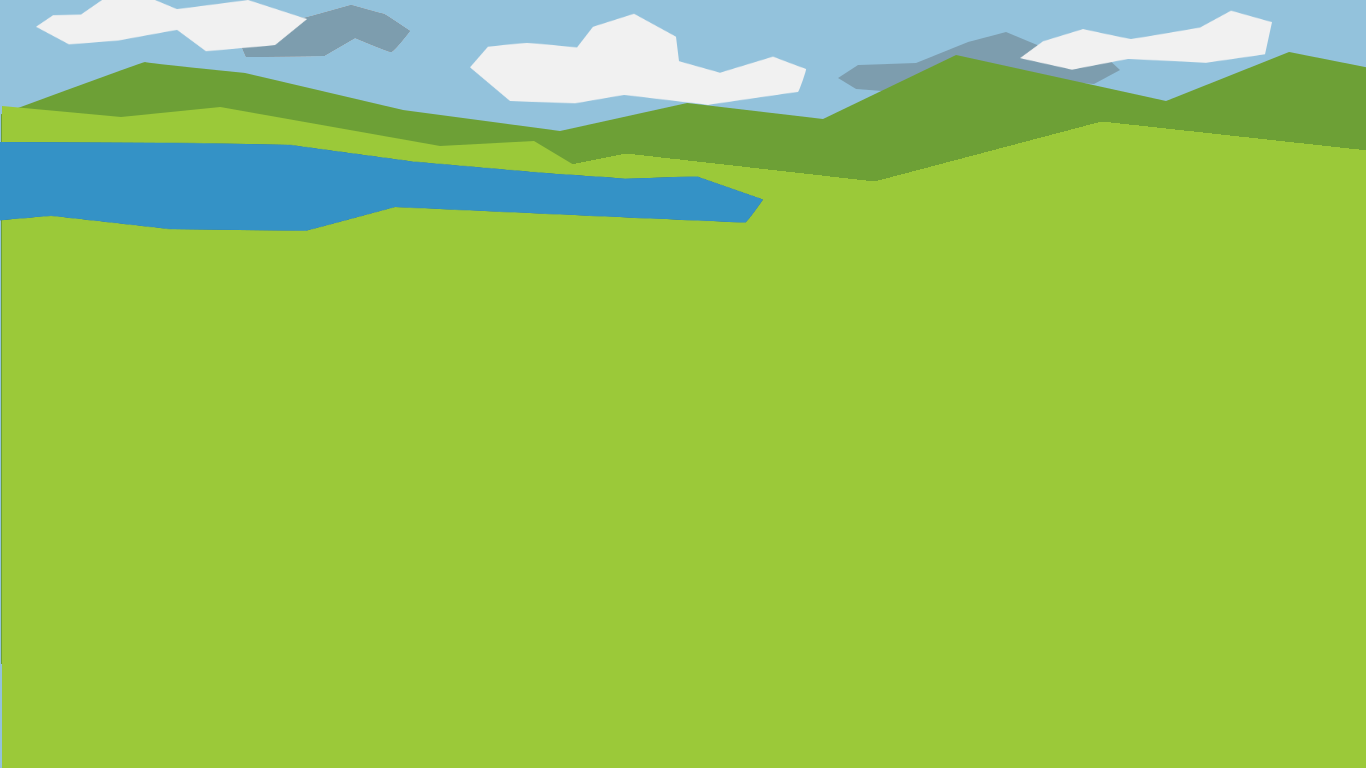
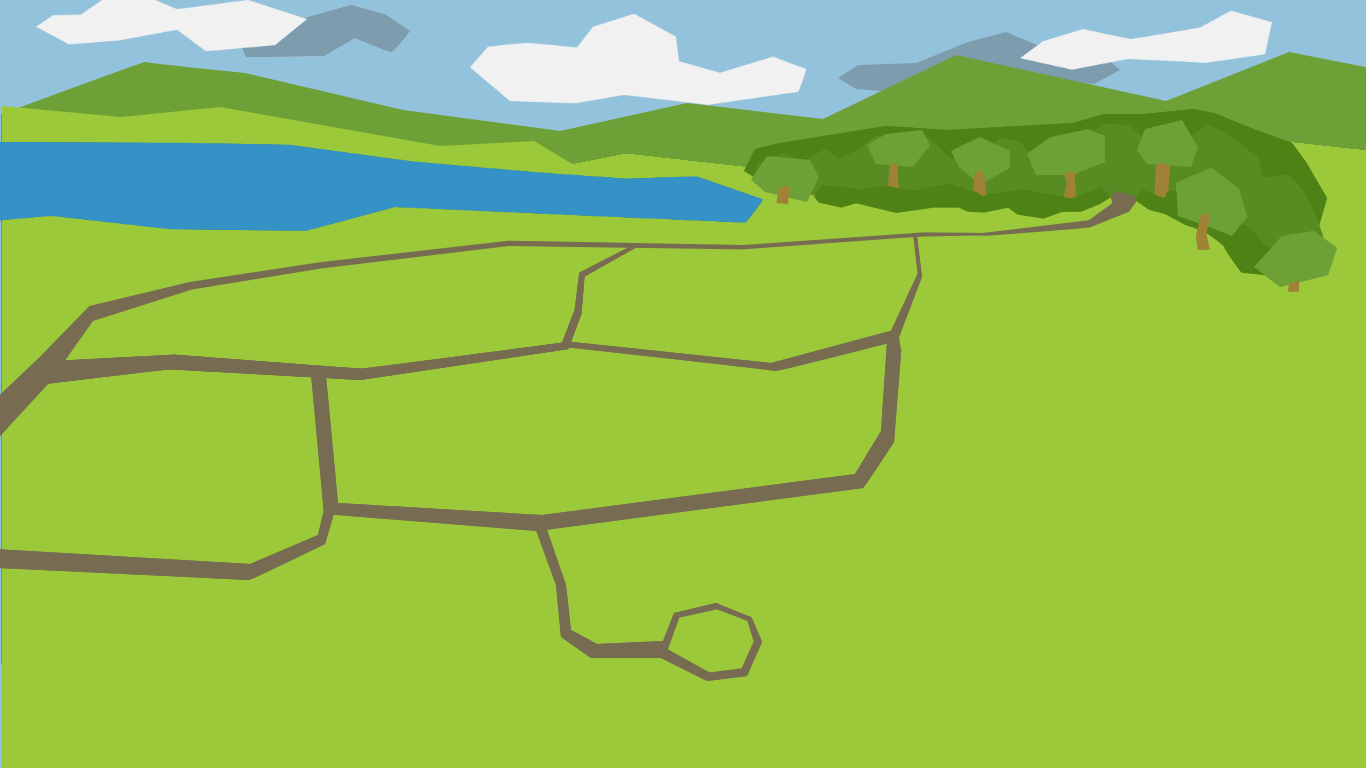
Comparing the layer stacks of the two 1366 x 768 images. Changes:
added layer "treesExtraFront" above "bushes" over left=1176, top=168, right=1337, bottom=292
added layer "bushes" above "treesFront" over left=814, top=183, right=1311, bottom=278
added layer "treesFront" above "treesMid" over left=751, top=120, right=1337, bottom=292
added layer "treesMid" above "treesBack" over left=754, top=124, right=1324, bottom=270
added layer "treesBack" above "Tree" over left=744, top=109, right=1327, bottom=272
added layer "path" above "pink" over left=0, top=189, right=1137, bottom=681
